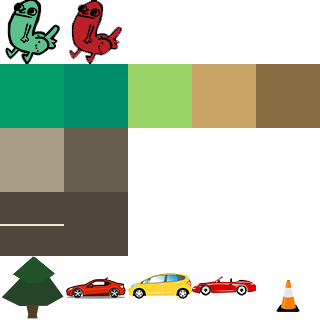
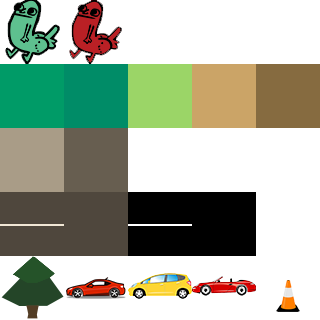
Before/after of a 320 × 320 layered artwork. What changed in the layer stack:
added layer "3x03 (18) road04" in group "Row 3" over bbox(192, 192, 256, 256)
added layer "3x2 (17) road03" in group "Row 3" over bbox(128, 192, 192, 256)
